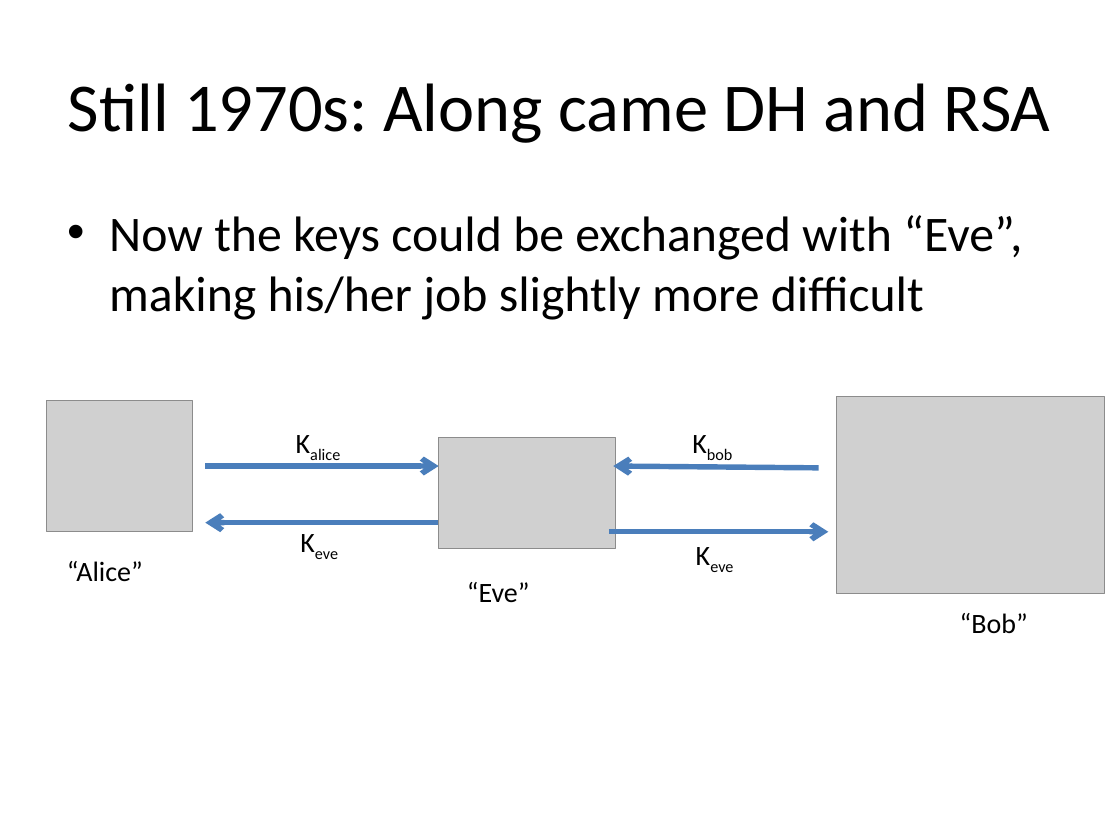
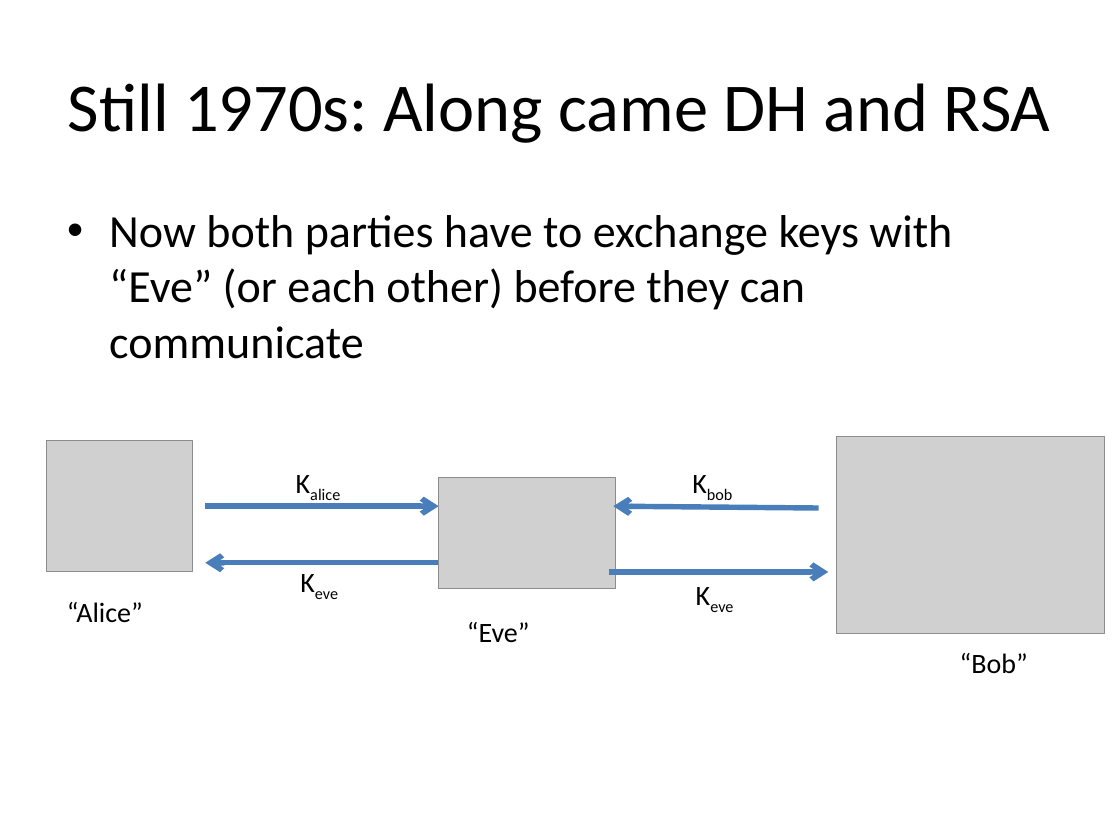
Before and after one commit to iagox86/2013-02-Shmoocon-talk, a slide deck: slide 13 of Shmoocon.pptx (slide 12 before the commit). Drawn at 1120x840 pixels with LibreOffice and Linux fonts; fonts in the diff are those of the drawing; grey boxes stand for pictures. Boxes give left, top, right and bottom in pixels: in the first picture for what was removed or moved away, otherwise in the second. Text is boxed around its words. In the diff, an @@ line names an element or a change of style, - is before the commit and + after.

```diff
--- a/Shmoocon.pptx
+++ b/Shmoocon.pptx
@@ text at (109, 215, 952, 359): text changed; size 32 to 29.6 pt @@
-• Now the keys could be exchanged with “Eve”, making his/her job slightly more difficult
+• Now both parties have to exchange keys with “Eve” (or each other) before they can communicate
@@ 7 texts, 4 arrows, 3 pictures: place and size @@
-7 texts, 4 arrows, 3 pictures at (47, 396, 1104, 633)
+7 texts, 4 arrows, 3 pictures at (47, 437, 1104, 673)
```
Also in this commit, not shown: 8 other slides changed, 34 slides added, 5 slides removed, 8 other files.
